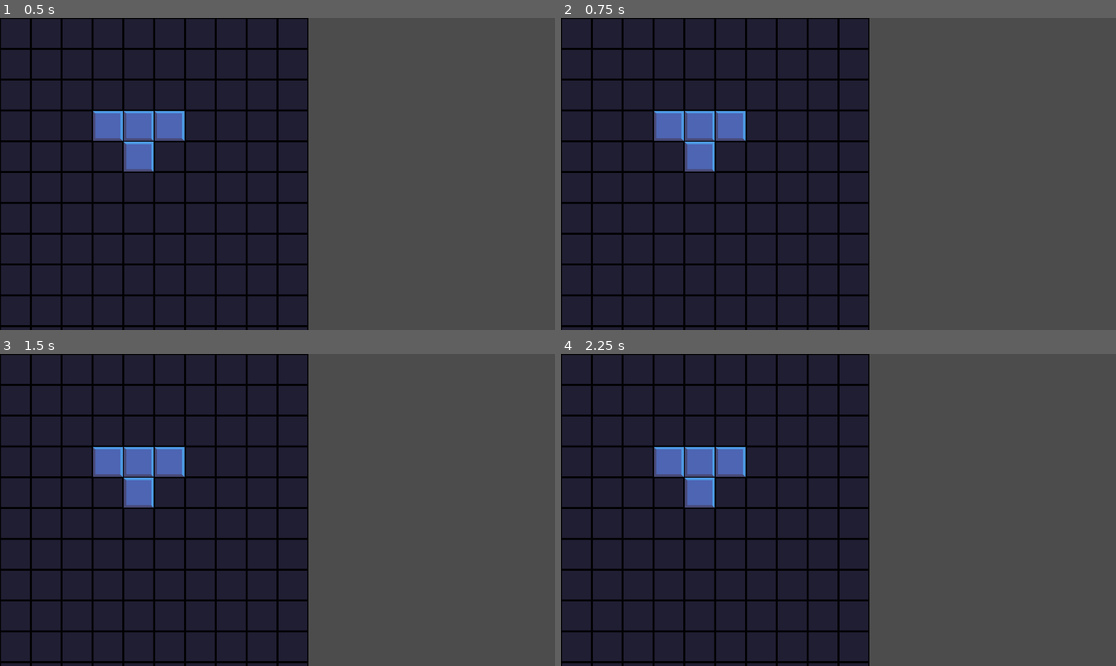
Above: before the commit, frames 1-4 (two rows, left to right).
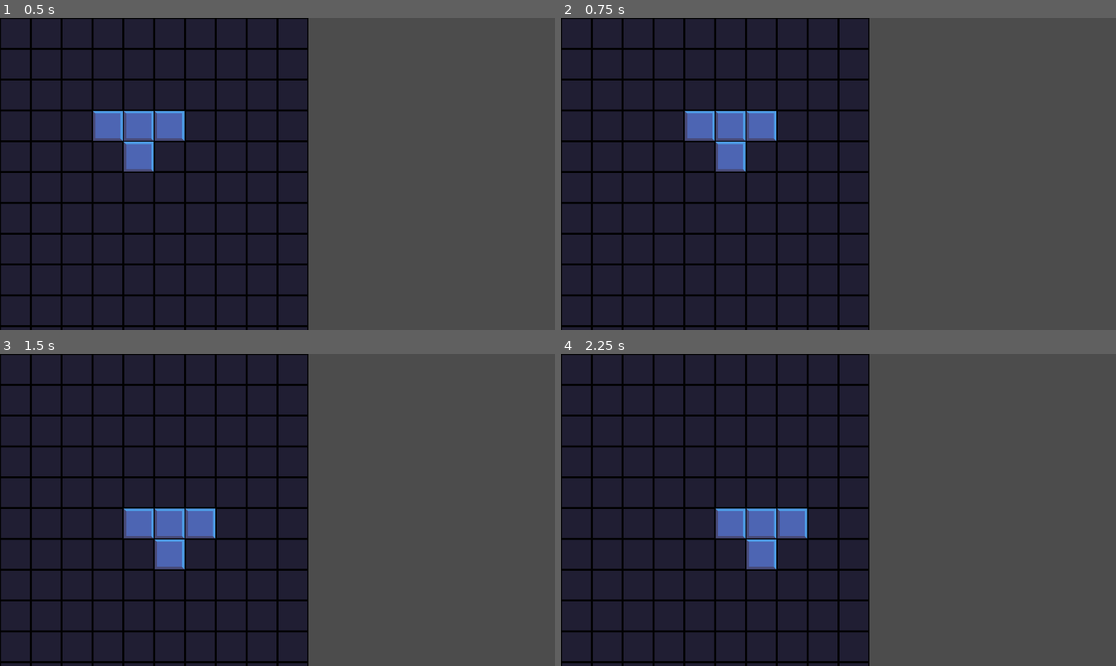
Above: after the commit, the same moments.

Repository: boymarsh/blocks
Game: Godot game, scene res://levels/game_board.tscn
The game is run twice, just before and just after one commit, with the same random seed, the same clock (stepped at 60 frames per second) and the same inputs.
Inputs:
- Up to frame 1 (0.5 s): no input
- Up to frame 2 (0.75 s): tap Enter at 0.5 s; hold D (move_right) from 0.53 s (still down)
- Up to frame 3 (1.5 s): tap Space (move_down) at 1.25 s; release D (move_right) at 1.28 s; hold Space (move_down) from 1.28 s (still down)
- Up to frame 4 (2.25 s): tap Enter at 2 s; release Space (move_down) at 2.03 s; hold D (move_right) from 2.03 s (still down)

Frame 1 is identical in both runs. In frame 2, 2.1% of the frame differs, in the area x 16-39%, y 29-50%; in frame 3, 4.3%, in the area x 16-39%, y 29-70%; in frame 4, 4.3%.

Commit message:
movement directions

Diff:
--- a/levels/game_board.gd
+++ b/levels/game_board.gd
@@ -54,16 +54,17 @@
 			background_layer.set_cell(Vector2i(i, j), BACKGROUND_SOURCE, Vector2i(0, 0), 0)
 
 func place_piece(piece: Piece) -> void:
-	for cell in piece.cells:
-		var y_offset = piece.position[0]
-		var x_offset = piece.position[1]
-		pieces_layer.set_cell(Vector2i(cell[0] + y_offset, cell[1] + x_offset), PIECE_SOURCE, Vector2i(0, 0), 0)
+	print("POS", piece.position)
+	print("CELL", piece.cells)
+	print("BOARD", piece.get_board_position())
+	for cell in piece.get_board_position():
+		# var y_offset = piece.position[0]
+		# var x_offset = piece.position[1]
+		pieces_layer.set_cell(cell, PIECE_SOURCE, Vector2i(0, 0), 0)
 
 func remove_piece(piece: Piece) -> void:
-	var y_offset = piece.position[0]
-	var x_offset = piece.position[1]
-	for cell in piece.cells:
-		pieces_layer.erase_cell(Vector2i(cell[0] + y_offset, cell[1] + x_offset))
+	for cell in piece.get_board_position():
+		pieces_layer.erase_cell(cell)
 
 func _unhandled_input(event: InputEvent) -> void:
 	if event.is_echo():
@@ -72,10 +73,18 @@
 		rotate_piece(active_piece, Piece.Rotation.LEFT)
 	if event.is_action_pressed("rotate_right"):
 		rotate_piece(active_piece, Piece.Rotation.RIGHT)
+	if event.is_action_pressed("move_down"):
+		move_piece(active_piece, Piece.Direction.DOWN)
+	if event.is_action_pressed("move_right"):
+		move_piece(active_piece, Piece.Direction.RIGHT)
+	if event.is_action_pressed("move_left"):
+		move_piece(active_piece, Piece.Direction.LEFT)
+	if event.is_action_pressed("move_up"):
+		move_piece(active_piece, Piece.Direction.UP)
 
 func rotate_piece(piece: Piece, rotation_direction: Piece.Rotation):
 	remove_piece(piece)
-	print("OLD", piece.cells)
+	#print("OLD", piece.cells)
 
 	var new_cell_data = piece.rotate_around_cell(1, rotation_direction)
 	var new_cells: Array[Vector2i] = new_cell_data[0]
@@ -84,5 +93,11 @@
 	piece.position = new_position
 
 	place_piece(piece)
-	print("NEW", piece.cells)
+
+func move_piece(piece: Piece, move_direction: Piece.Direction):
+	var new_position = piece.move_piece(move_direction, 1)
+	remove_piece(piece)
+	print("MOVE POS", piece.position)
+	piece.position = new_position
+	print("MOVE NEW POS", piece.position)
 	place_piece(piece)
--- a/project.godot
+++ b/project.godot
@@ -24,6 +24,7 @@
 move_down={
 "deadzone": 0.2,
 "events": [Object(InputEventKey,"resource_local_to_scene":false,"resource_name":"","device":-1,"window_id":0,"alt_press …(191 unchanged characters)…
+, Object(InputEventKey,"resource_local_to_scene":false,"resource_name":"","device":-1,"window_id":0,"alt_pressed":false,"shift_pressed":false,"ctrl_pressed":false,"meta_pressed":false,"pressed":false,"keycode":0,"physical_keycode":83,"key_label":0,"unicode":115,"location":0,"echo":false,"script":null)
 ]
 }
 rotate_left={
@@ -46,3 +47,8 @@
 "events": [Object(InputEventKey,"resource_local_to_scene":false,"resource_name":"","device":-1,"window_id":0,"alt_press …(192 unchanged characters)…
 ]
 }
+move_up={
+"deadzone": 0.2,
+"events": [Object(InputEventKey,"resource_local_to_scene":false,"resource_name":"","device":-1,"window_id":0,"alt_pressed":false,"shift_pressed":false,"ctrl_pressed":false,"meta_pressed":false,"pressed":false,"keycode":0,"physical_keycode":87,"key_label":0,"unicode":119,"location":0,"echo":false,"script":null)
+]
+}
--- a/shapes/piece.gd
+++ b/shapes/piece.gd
@@ -9,6 +9,13 @@
     LEFT = 0,
     RIGHT = 1,
     TWICE = 2
+}
+
+enum Direction {
+    LEFT = 0,
+    RIGHT = 1,
+    UP = 2,
+    DOWN = 3
 }
 
 func _init(p_shape: PolyominoShape, p_position: Vector2i) -> void:
@@ -50,6 +57,27 @@
 
     return [out_cells, position_after]
 
+func move_piece(direction: Direction, steps: int = 1) -> Vector2i:
+    match direction:
+        Direction.LEFT:
+            return position + Vector2i(-steps, 0)
+        Direction.RIGHT:
+            return position + Vector2i(steps, 0)
+        Direction.UP:
+            return position + Vector2i(0, -steps)
+        Direction.DOWN:
+            return position + Vector2i(0, steps)
+        _:
+            push_error("Invalid Rotation Direction")
+            return position
+
+
 func update_cells_and_position(new_cells: Array[Vector2i], new_position: Vector2i) -> void:
     cells = new_cells.duplicate()
     position = new_position
+
+func get_board_position() -> Array[Vector2i]:
+    var board_position: Array[Vector2i] = []
+    for cell in cells:
+        board_position.append(Vector2i(cell[0] + position[0], cell[1] + position[1]))
+    return board_position
